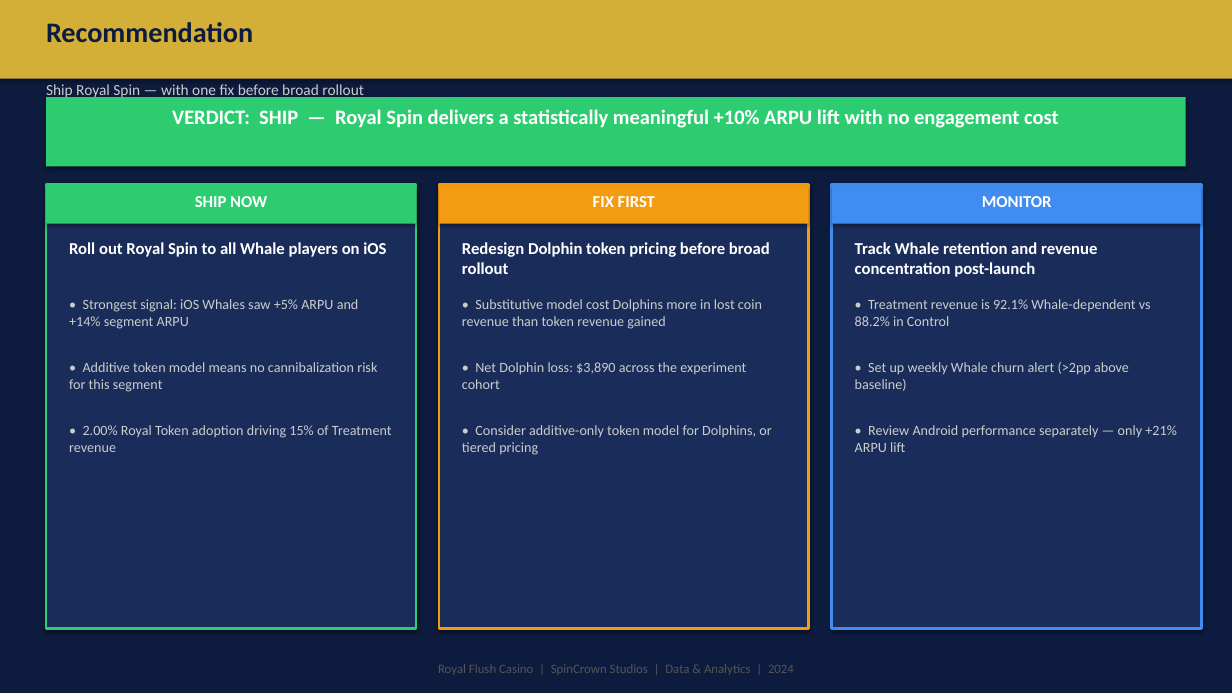
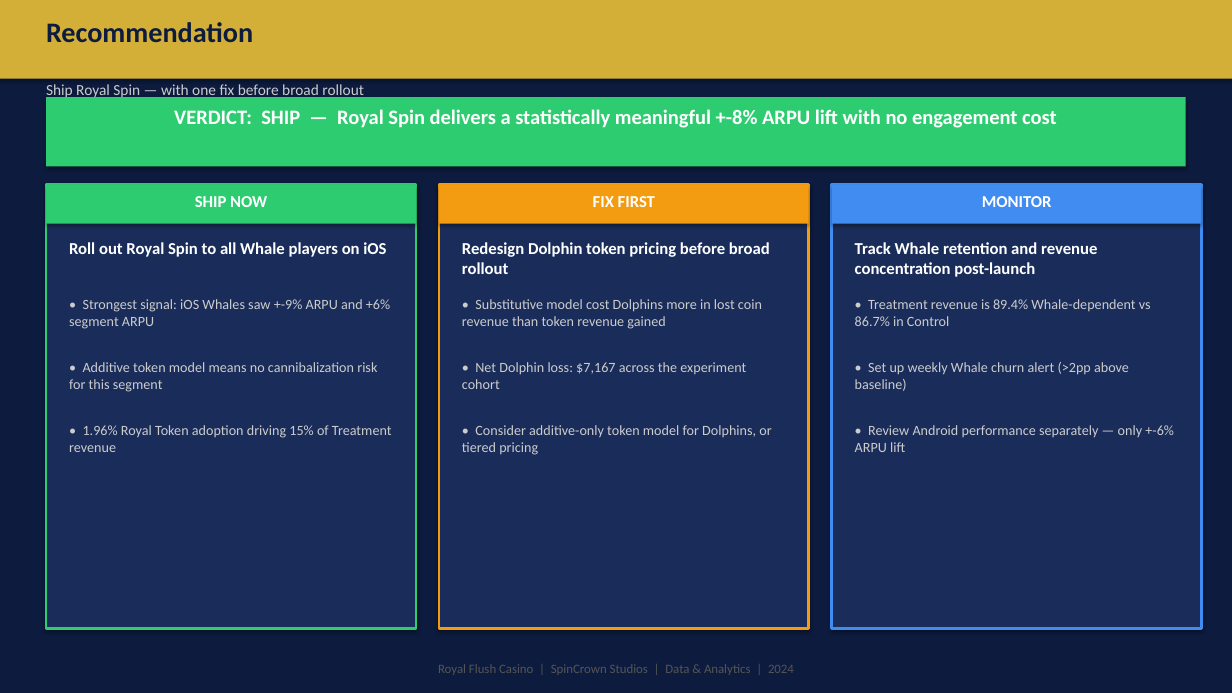
Before and after one commit to DannyEzersky/royal-flush-casino, a slide deck: slide 9 of exports/royal_spin_ab_test.pptx. Drawn at 1232x693 pixels with LibreOffice and Linux fonts; fonts in the diff are those of the drawing. Boxes give left, top, right and bottom in pixels: in the first picture for what was removed or moved away, otherwise in the second. Text is boxed around its words. In the diff, an @@ line names an element or a change of style, - is before the commit and + after.

```diff
--- a/exports/royal_spin_ab_test.pptx
+++ b/exports/royal_spin_ab_test.pptx
@@ text at [174,109,1057,128]: text changed @@
-VERDICT: SHIP — Royal Spin delivers a statistically meaningful +10% ARPU lift with no engagement cost
+VERDICT: SHIP — Royal Spin delivers a statistically meaningful +-8% ARPU lift with no engagement cost
@@ text at [69,299,390,329]: text changed @@
-• Strongest signal: iOS Whales saw +5% ARPU and +14% segment ARPU
+• Strongest signal: iOS Whales saw +-9% ARPU and +6% segment ARPU
@@ text at [855,299,1151,326]: text changed @@
-• Treatment revenue is 92.1% Whale-dependent vs 88.2% in Control
+• Treatment revenue is 89.4% Whale-dependent vs 86.7% in Control
@@ text at [462,362,746,389]: text changed @@
-• Net Dolphin loss: $3,890 across the experiment cohort
+• Net Dolphin loss: $7,167 across the experiment cohort
@@ text at [69,425,392,452]: text changed @@
-• 2.00% Royal Token adoption driving 15% of Treatment revenue
+• 1.96% Royal Token adoption driving 15% of Treatment revenue
@@ text at [855,425,1174,452]: text changed @@
-• Review Android performance separately — only +21% ARPU lift
+• Review Android performance separately — only +-6% ARPU lift
```
Also in this commit, not shown: 7 other slides changed, 8 other files.
